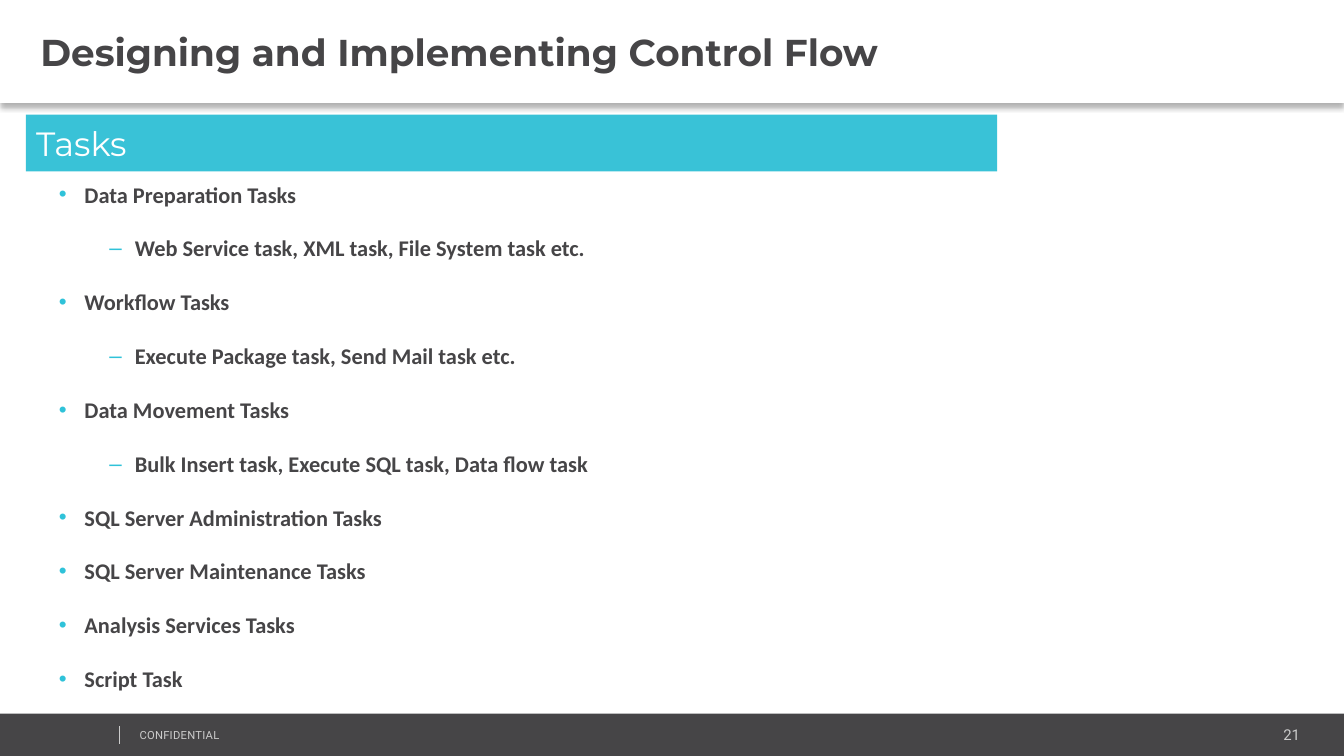
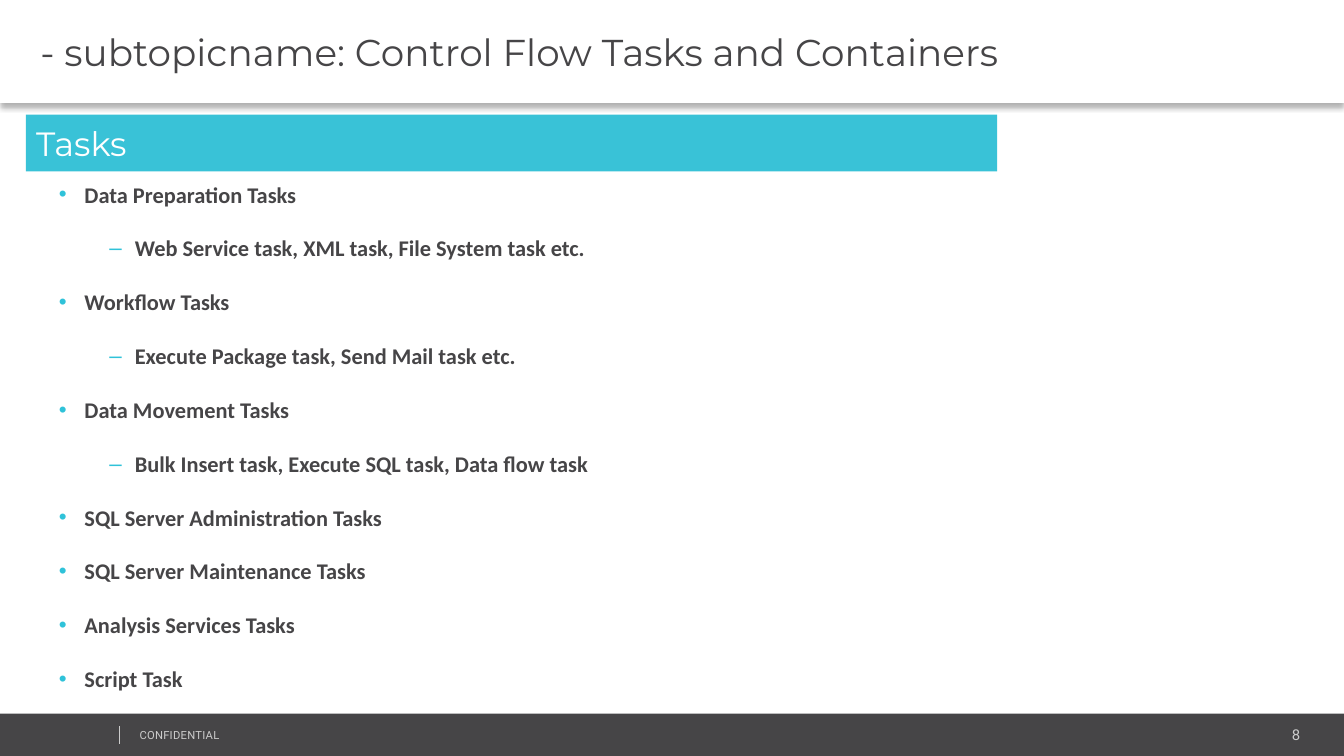
Before and after one commit to AndreyQC/MSBI.Lab, a slide deck: slide 8 of MSBI.Lecture.14/MSBI.Dev.S19E14.pptx (slide 21 before the commit). Drawn at 1344x756 pixels with LibreOffice and Linux fonts; fonts in the diff are those of the drawing; background and template pictures are left out. Boxes give left, top, right and bottom in pixels: in the first picture for what was removed or moved away, otherwise in the second. Text is boxed around its words. In the diff, an @@ line names an element or a change of style, - is before the commit and + after.

```diff
--- a/MSBI.Lecture.14/MSBI.Dev.S19E14.pptx
+++ b/MSBI.Lecture.14/MSBI.Dev.S19E14.pptx
@@ text at [64, 38, 998, 74]: text changed; bold off @@
-Designing and Implementing Control Flow
+- subtopicname: Control Flow Tasks and Containers
@@ page number at [1292, 729, 1300, 740]: text changed @@
-21
+8
```
Also in this commit, not shown: 3 other slides changed, 13 slides removed, 22 other files.
